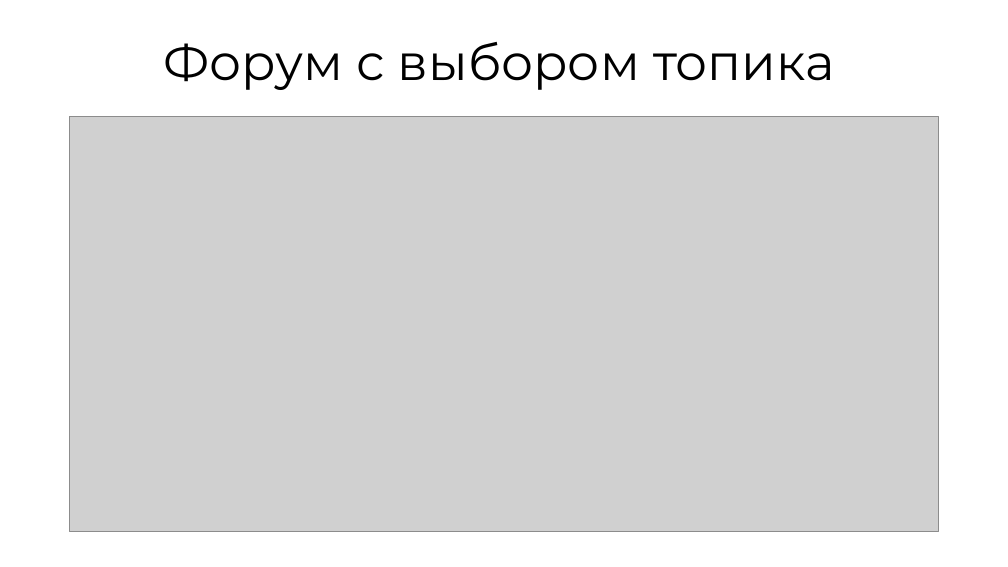
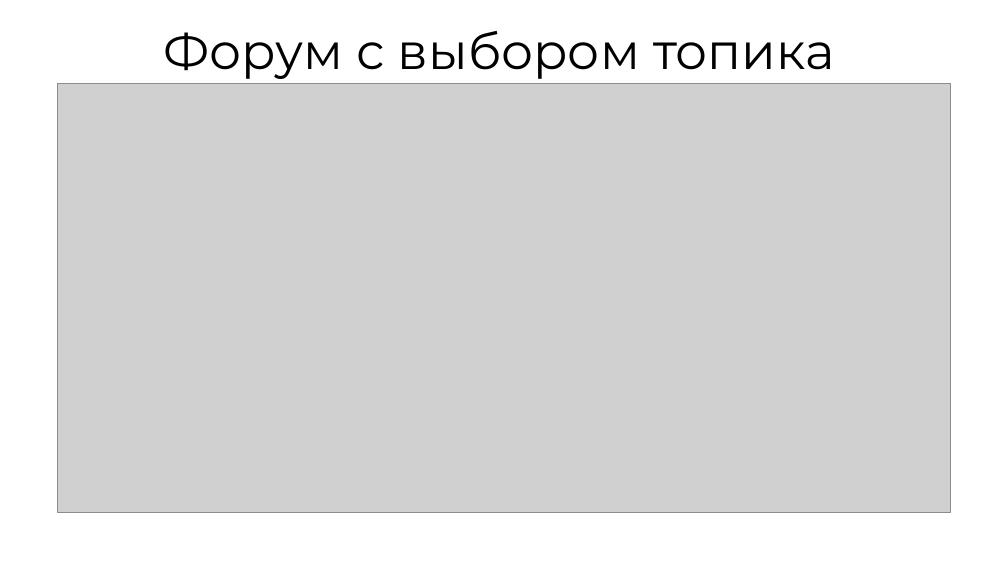
Before and after one commit to vedrent/anime_site, a slide deck: slide 5 of Фронт-бэк презентация.pptx (slide 4 before the commit). Drawn at 1008x567 pixels with LibreOffice and Linux fonts; fonts in the diff are those of the drawing; grey boxes stand for pictures; background and template pictures are left out. Boxes give left, top, right and bottom in pixels: in the first picture for what was removed or moved away, otherwise in the second. Text is boxed around its words. In the diff, an @@ line names an element or a change of style, - is before the commit and + after.

```diff
--- a/Фронт-бэк презентация.pptx
+++ b/Фронт-бэк презентация.pptx
@@ text "Форум с выбором топика" moved from (x1=163, y1=42, x2=834, y2=90) to (x1=163, y1=31, x2=834, y2=79) @@
@@ picture resized from (x1=70, y1=116, x2=939, y2=532) to (x1=57, y1=84, x2=950, y2=513) @@
```
Also in this commit, not shown: 5 other slides changed, 2 slides added, 4 other files.
